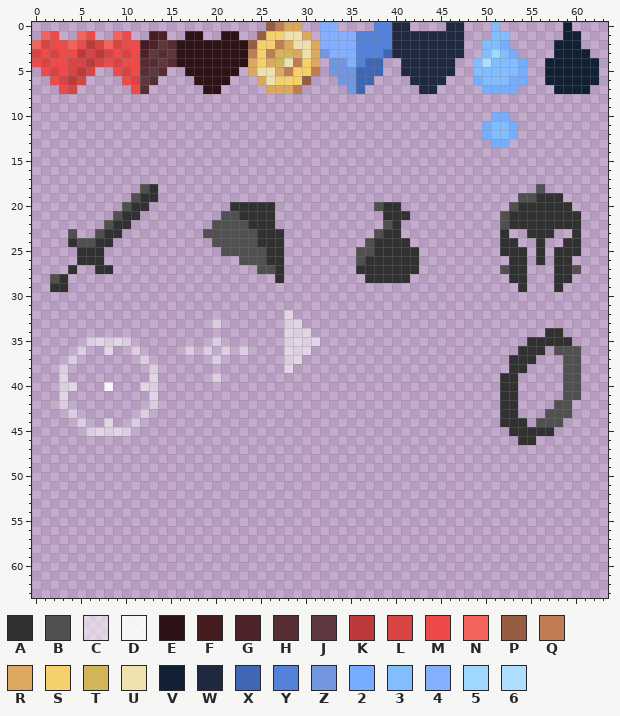
A pixel-art file gets an edit: PixelEngine/res/sprites/ui.aseprite. The first picture shows the starting point.
64x64 pixels, 1 frame. Colours within 5 levels of each other are drawn and written as one.
Palette (. is transparent): A #313131  B #505050  C #ffffff82  D #ffffffe0  E #2e1316  F #451d21  G #4e2229  H #552d33  J #5e383e  K #bd3a3a  L #d84343  M #ee4a4a  N #f5635d  P #965c44  Q #c17c55  R #dca75e  S #f4d16b  T #d2b459  U #ede2af  V #122034  W #1f293f  X #4067b4  Y #5481da  Z #7296df  2 #76adff  3 #82beff  4 #84afff  5 #9fd7ff  6 #afddff
Pixels before (only the part around the change), first column x 23:
22 BAAA...........
23 BBAAA..........
24 BBAAA.........B
25 BBBAA........BB
26 BBBAA........BA
27 ..BBA........AA
28 ....A.........A
29 ...............
30 ...............
31 ...............
32 .....C.........
33 .....CC........
34 .....CCC.......
35 .....CCCC......
36 C....CCC.......
37 .....CC........
38 .....C.........
39 ...............
40 ...............
41 ...............
42 ...............
43 ...............
44 ...............
45 ...............
46 ...............
47 ...............
48 ...............
49 ...............
50 ...............
51 ...............
52 ...............
53 ...............
54 ...............
55 ...............
New version:
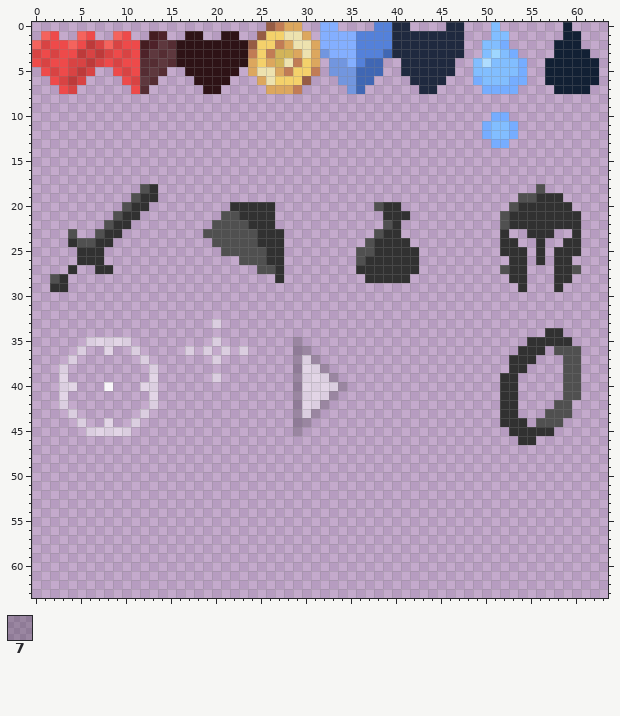
Colours new in this view: 7 #00000036
Diff:
y 32: x 28 C -> .
y 33: x 28..29 CC -> ..
y 34: x 28..30 CCC -> ...
y 35: x 28..31 CCCC -> .7..
y 36: x 28..30 CCC -> .77
y 37: x 28..31 CC.. -> .7C7
y 38: x 28..32 C.... -> .7CC7
y 39: x 29..33 ..... -> 7CCC7
y 40: x 29..34 ...... -> 7CCCC7
y 41: x 29..33 ..... -> 7CCC7
y 42: x 29..32 .... -> 7CC7
y 43: x 29..31 ... -> 7C7
y 44: x 29..30 .. -> 77
y 45: x 29 . -> 7
